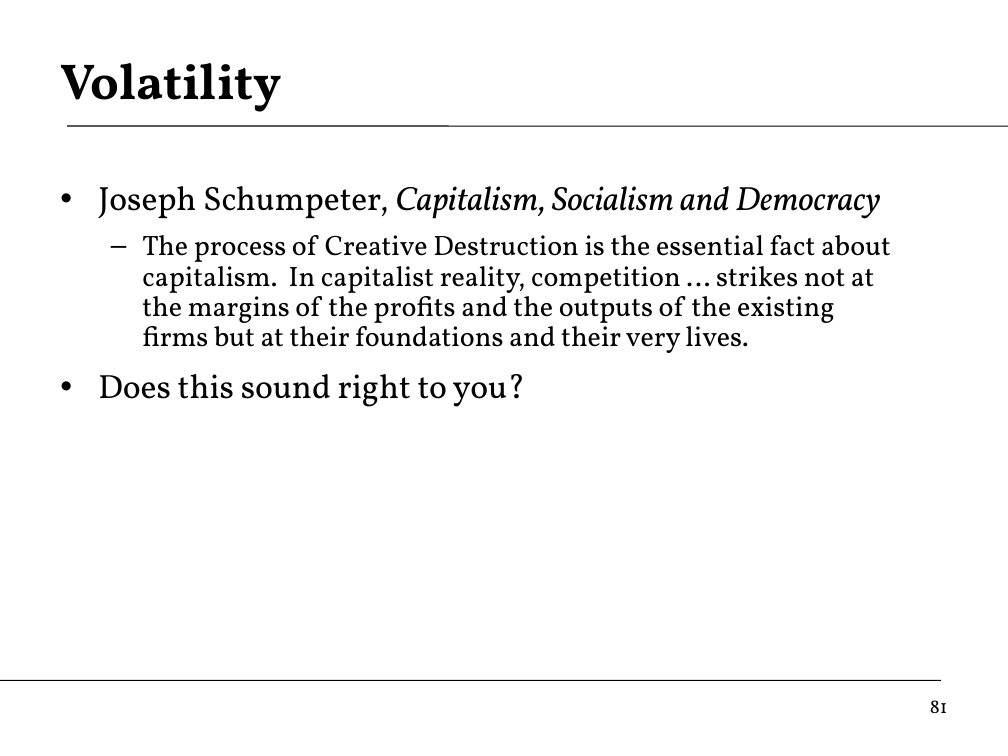
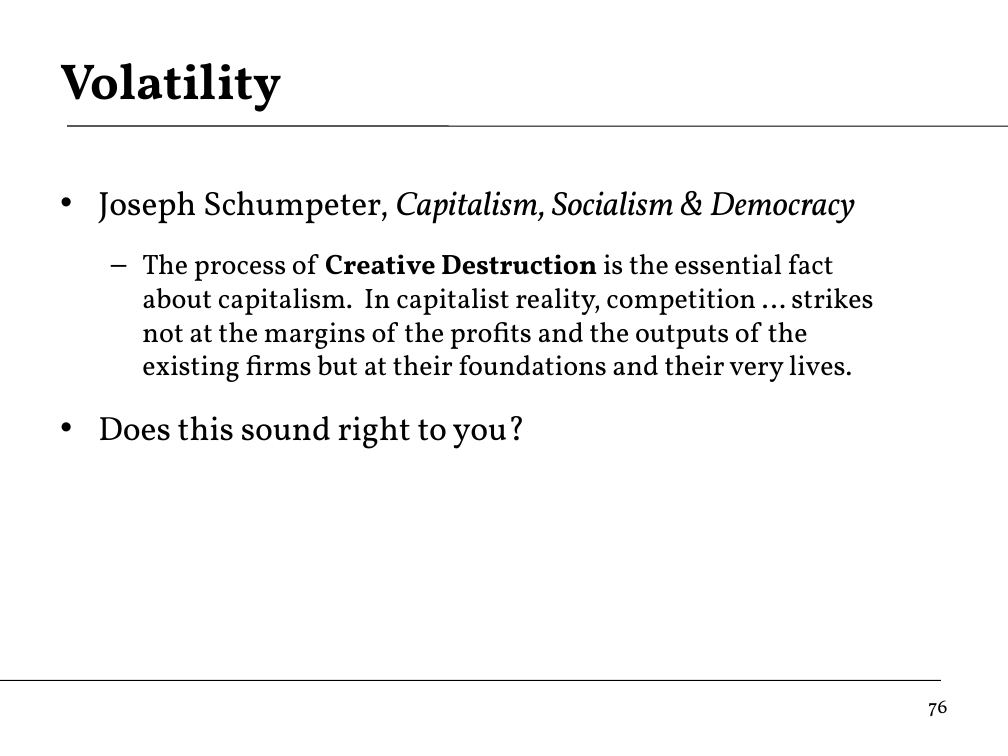
Before and after one commit to DaveBackus/Global_Economy, a slide deck: slide 76 of Slides/slides_labcap_f14.pptx (slide 81 before the commit). Drawn at 1008x756 pixels with LibreOffice and Linux fonts; fonts in the diff are those of the drawing. Boxes give left, top, right and bottom in pixels: in the first picture for what was removed or moved away, otherwise in the second. Text is boxed around its words. In the diff, an @@ line names an element or a change of style, - is before the commit and + after.

```diff
--- a/Slides/slides_labcap_f14.pptx
+++ b/Slides/slides_labcap_f14.pptx
@@ text at [98,191,855,224]: text changed @@
-• Joseph Schumpeter, Capitalism, Socialism and Democracy
+• Joseph Schumpeter, Capitalism, Socialism & Democracy
@@ text at [98,254,873,449]: bold on in "Creative Destruction"; line spacing 0.9 to 1; more space between paragraphs @@
@@ page number at [928,700,947,716]: text changed @@
-81
+76
```
Also in this commit, not shown: 32 other slides changed, 14 slides added, 8 slides removed, 27 other files.
